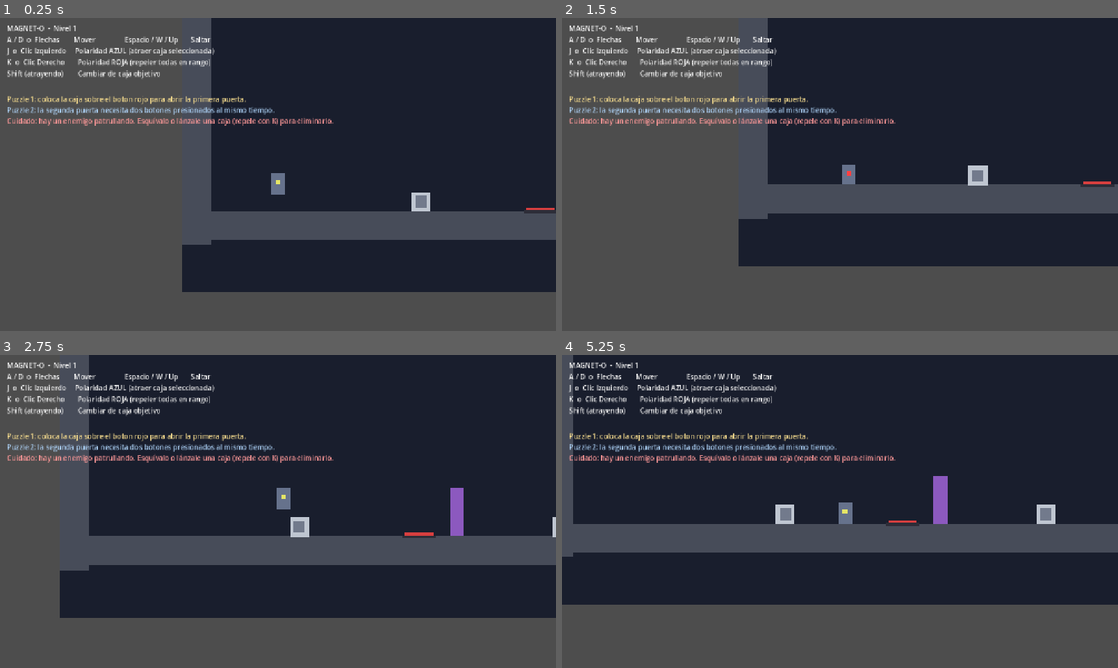
Above: before the commit, frames 1-4 (two rows, left to right).
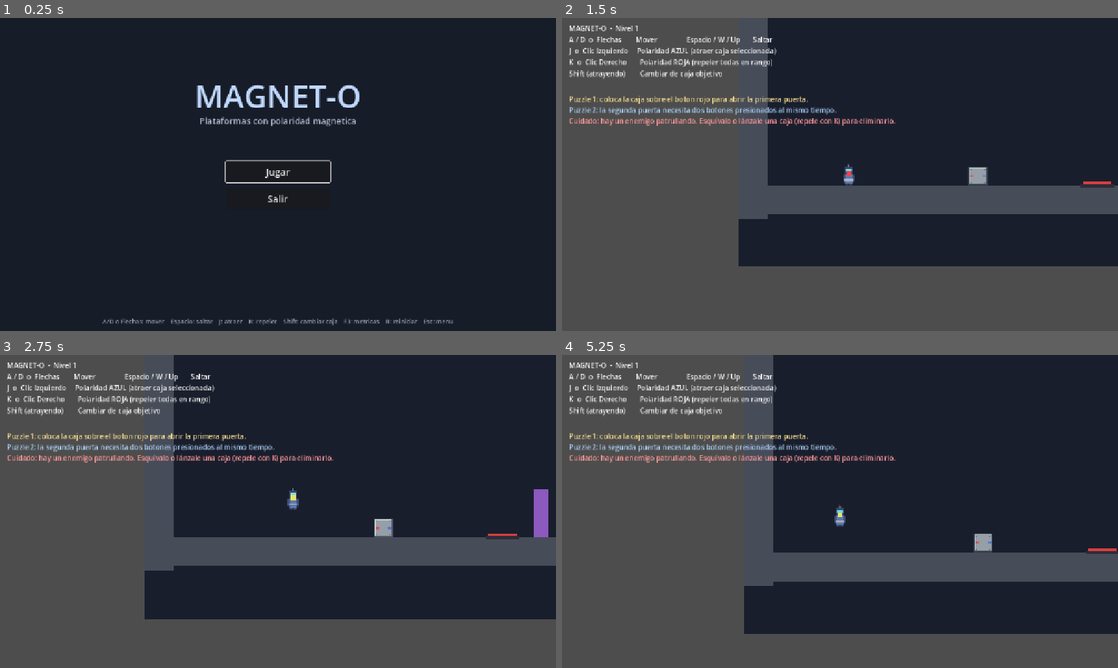
Above: after the commit, the same moments.

Repository: manueleaf/Proyecto_videojuegos_2026_individual
Game: Godot game, scene res://scenes/MainMenu.tscn
Two runs of this game, one before a commit and one after it. Both use one fixed random seed, a clock stepped at 60 frames per second and the inputs below. Before the commit the project starts from res://scenes/Level1.tscn.
Inputs (mouse positions are in pixels of both pictures, inside the frame that each line leads up to):
- Up to frame 1 (0.25 s): no input
- Up to frame 2 (1.5 s): click (840, 171) at 0.5 s, where only the run after the commit has a clickable "Jugar"; tap Enter at 1.25 s; hold D (move_right) from 1.28 s (still down); hold K (repel) from 1.28 s (still down)
- Up to frame 3 (2.75 s): keep holding D (move_right); tap Space (jump) at 1.52, 1.82, 2.27, 2.3, 2.57 s; tap R at 1.55, 2.1 s; release K (repel) at 2.03 s
- Up to frame 4 (5.25 s): release D (move_right) at 2.78 s; hold A (move_left) 2.78-3.53 s; hold K (repel) 2.78-3.53 s; tap Space (jump) at 2.85, 3.77, 4.07, 4.52, 4.55, 4.82 s; hold D (move_right) 3.53-5 s; tap J (attract) at 3.6 s; tap R at 3.8 s; tap Shift (cycle_target) at 4.35 s; tap Escape at 4.9 s; click (840, 508) at 5 s, where only the run after the commit has a clickable "Jugar"

The runs differ from the first frame. In frame 1, 53% of the frame differs, in the area x 0-100%, y 0-100%; in frame 2, 0.7%; in frame 3, 13%; in frame 4, 43%.

Commit message:
alpha

Diff:
--- a/project.godot
+++ b/project.godot
@@ -11,9 +11,14 @@
 [application]
 
 config/name="Magnet-o"
-run/main_scene="res://scenes/Level1.tscn"
+run/main_scene="res://scenes/MainMenu.tscn"
 config/features=PackedStringArray("4.6", "GL Compatibility")
 config/icon="res://icon.svg"
+
+[autoload]
+
+Audio="*res://scripts/AudioManager.gd"
+PerfOverlay="*res://scripts/PerfOverlay.gd"
 
 [display]
 
--- a/scenes/Enemy.tscn
+++ b/scenes/Enemy.tscn
@@ -1,6 +1,7 @@
-[gd_scene load_steps=4 format=3 uid="uid://enmymagnet001"]
+[gd_scene load_steps=5 format=3 uid="uid://enmymagnet001"]
 
 [ext_resource type="Script" path="res://scripts/Enemy.gd" id="1_enemy"]
+[ext_resource type="Texture2D" path="res://assets/sprites/enemy.png" id="2_tex"]
 
 [sub_resource type="RectangleShape2D" id="EnemyBodyShape"]
 size = Vector2(30, 36)
@@ -16,21 +17,8 @@
 [node name="CollisionShape2D" type="CollisionShape2D" parent="."]
 shape = SubResource("EnemyBodyShape")
 
-[node name="Sprite" type="Polygon2D" parent="."]
-color = Color(0.78, 0.22, 0.22, 1)
-polygon = PackedVector2Array(-15, -18, 15, -18, 15, 18, -15, 18)
-
-[node name="EyeLeft" type="Polygon2D" parent="."]
-color = Color(0.98, 0.95, 0.85, 1)
-polygon = PackedVector2Array(-9, -8, -3, -8, -3, -2, -9, -2)
-
-[node name="EyeRight" type="Polygon2D" parent="."]
-color = Color(0.98, 0.95, 0.85, 1)
-polygon = PackedVector2Array(3, -8, 9, -8, 9, -2, 3, -2)
-
-[node name="Mouth" type="Polygon2D" parent="."]
-color = Color(0.2, 0.05, 0.05, 1)
-polygon = PackedVector2Array(-7, 6, 7, 6, 5, 11, -5, 11)
+[node name="Sprite" type="Sprite2D" parent="."]
+texture = ExtResource("2_tex")
 
 [node name="HitArea" type="Area2D" parent="."]
 collision_layer = 0
--- a/scenes/Level1.tscn
+++ b/scenes/Level1.tscn
@@ -1,5 +1,6 @@
-[gd_scene load_steps=10 format=3 uid="uid://lv1magneto001"]
+[gd_scene load_steps=11 format=3 uid="uid://lv1magneto001"]
 
+[ext_resource type="Script" path="res://scripts/Level.gd" id="0_level"]
 [ext_resource type="PackedScene" path="res://scenes/Player.tscn" id="1_player"]
 [ext_resource type="PackedScene" path="res://scenes/MetalBox.tscn" id="2_box"]
 [ext_resource type="PackedScene" path="res://scenes/Button.tscn" id="3_btn"]
@@ -17,6 +18,7 @@
 size = Vector2(100, 20)
 
 [node name="Level1" type="Node2D"]
+script = ExtResource("0_level")
 
 [node name="Background" type="Polygon2D" parent="."]
 color = Color(0.1, 0.12, 0.18, 1)
@@ -136,7 +138,10 @@
 auto_close = false
 
 [node name="Box2" parent="." instance=ExtResource("2_box")]
-position = Vector2(-150, 310)
+position = Vector2(150, 310)
+
+[node name="Box3" parent="." instance=ExtResource("2_box")]
+position = Vector2(250, 310)
 
 [node name="Button2a" parent="." instance=ExtResource("3_btn")]
 position = Vector2(50, 330)
@@ -153,8 +158,8 @@
 required_presses = 2
 
 [node name="Enemy" parent="." instance=ExtResource("6_enemy")]
-position = Vector2(350, 270)
-patrol_distance = 180.0
+position = Vector2(490, 270)
+patrol_distance = 90.0
 
 [node name="Goal" parent="." instance=ExtResource("5_goal")]
 position = Vector2(1000, 280)
--- /dev/null
+++ b/scenes/MainMenu.tscn
@@ -0,0 +1,70 @@
+[gd_scene load_steps=2 format=3 uid="uid://mnumagneto001"]
+
+[ext_resource type="Script" path="res://scripts/MainMenu.gd" id="1_menu"]
+
+[node name="MainMenu" type="Control"]
+anchor_right = 1.0
+anchor_bottom = 1.0
+script = ExtResource("1_menu")
+
+[node name="Background" type="ColorRect" parent="."]
+anchor_right = 1.0
+anchor_bottom = 1.0
+mouse_filter = 2
+color = Color(0.09, 0.11, 0.16, 1)
+
+[node name="Title" type="Label" parent="."]
+anchor_left = 0.5
+anchor_right = 0.5
+offset_left = -320.0
+offset_top = 130.0
+offset_right = 320.0
+offset_bottom = 220.0
+theme_override_colors/font_color = Color(0.75, 0.85, 1, 1)
+theme_override_font_sizes/font_size = 72
+horizontal_alignment = 1
+vertical_alignment = 1
+text = "MAGNET-O"
+
+[node name="Subtitle" type="Label" parent="."]
+anchor_left = 0.5
+anchor_right = 0.5
+offset_left = -320.0
+offset_top = 222.0
+offset_right = 320.0
+offset_bottom = 252.0
+theme_override_colors/font_color = Color(0.7, 0.72, 0.8, 1)
+theme_override_font_sizes/font_size = 20
+horizontal_alignment = 1
+text = "Plataformas con polaridad magnetica"
+
+[node name="Play" type="Button" parent="."]
+anchor_left = 0.5
+anchor_right = 0.5
+offset_left = -120.0
+offset_top = 330.0
+offset_right = 120.0
+offset_bottom = 378.0
+theme_override_font_sizes/font_size = 22
+text = "Jugar"
+
+[node name="Quit" type="Button" parent="."]
+anchor_left = 0.5
+anchor_right = 0.5
+offset_left = -120.0
+offset_top = 392.0
+offset_right = 120.0
+offset_bottom = 440.0
+theme_override_font_sizes/font_size = 22
+text = "Salir"
+
+[node name="Hint" type="Label" parent="."]
+anchor_top = 1.0
+anchor_right = 1.0
+anchor_bottom = 1.0
+offset_top = -44.0
+theme_override_colors/font_color = Color(0.6, 0.62, 0.7, 1)
+theme_override_font_sizes/font_size = 14
+horizontal_alignment = 1
+vertical_alignment = 1
+text = "A/D o Flechas: mover    Espacio: saltar    J: atraer    K: repeler    Shift: cambiar caja    F3: metricas    R: reiniciar    Esc: menu"
--- a/scenes/MetalBox.tscn
+++ b/scenes/MetalBox.tscn
@@ -1,6 +1,7 @@
-[gd_scene load_steps=3 format=3 uid="uid://c9magboybox01"]
+[gd_scene load_steps=4 format=3 uid="uid://c9magboybox01"]
 
 [ext_resource type="Script" path="res://scripts/MetalBox.gd" id="1_box"]
+[ext_resource type="Texture2D" path="res://assets/sprites/box.png" id="2_tex"]
 
 [sub_resource type="RectangleShape2D" id="BoxShape"]
 size = Vector2(40, 40)
@@ -16,10 +17,5 @@
 [node name="CollisionShape2D" type="CollisionShape2D" parent="."]
 shape = SubResource("BoxShape")
 
-[node name="Sprite" type="Polygon2D" parent="."]
-color = Color(0.75, 0.78, 0.82, 1)
-polygon = PackedVector2Array(-20, -20, 20, -20, 20, 20, -20, 20)
-
-[node name="InnerMark" type="Polygon2D" parent="."]
-color = Color(0.45, 0.48, 0.55, 1)
-polygon = PackedVector2Array(-12, -12, 12, -12, 12, 12, -12, 12)
+[node name="Sprite" type="Sprite2D" parent="."]
+texture = ExtResource("2_tex")
--- a/scenes/Player.tscn
+++ b/scenes/Player.tscn
@@ -1,6 +1,7 @@
-[gd_scene format=3 uid="uid://bwcnaqdf0jv41"]
+[gd_scene load_steps=5 format=3 uid="uid://bwcnaqdf0jv41"]
 
 [ext_resource type="Script" uid="uid://baf1vh5u7gls7" path="res://scripts/Player.gd" id="1_player"]
+[ext_resource type="Texture2D" path="res://assets/sprites/player.png" id="2_tex"]
 
 [sub_resource type="RectangleShape2D" id="PlayerBodyShape"]
 size = Vector2(28, 44)
@@ -16,9 +17,8 @@
 [node name="CollisionShape2D" type="CollisionShape2D" parent="." unique_id=1457624391]
 shape = SubResource("PlayerBodyShape")
 
-[node name="Sprite" type="Polygon2D" parent="." unique_id=1960109778]
-color = Color(0.4, 0.45, 0.55, 1)
-polygon = PackedVector2Array(-14, -22, 14, -22, 14, 22, -14, 22)
+[node name="Sprite" type="Sprite2D" parent="." unique_id=1960109778]
+texture = ExtResource("2_tex")
 
 [node name="Core" type="Polygon2D" parent="." unique_id=1964363136]
 color = Color(0.9, 0.9, 0.4, 1)
--- /dev/null
+++ b/scripts/AudioManager.gd
@@ -0,0 +1,91 @@
+extends Node
+
+## Autoload "Audio": gestiona efectos de sonido y música de fondo.
+## Carga los WAV generados, mantiene un pool de reproductores para SFX,
+## un canal dedicado para la música y otro para el zumbido del imán.
+
+const PATHS := {
+	"jump": "res://assets/audio/jump.wav",
+	"magnet": "res://assets/audio/magnet.wav",
+	"music": "res://assets/audio/music.wav",
+}
+
+var _sfx_pool: Array[AudioStreamPlayer] = []
+var _music: AudioStreamPlayer
+var _magnet: AudioStreamPlayer
+var _streams := {}
+
+
+func _ready() -> void:
+	# Sigue sonando aunque el árbol esté en pausa.
+	process_mode = Node.PROCESS_MODE_ALWAYS
+
+	for i in range(6):
+		var p := AudioStreamPlayer.new()
+		add_child(p)
+		_sfx_pool.append(p)
+
+	_music = AudioStreamPlayer.new()
+	_music.volume_db = -10.0
+	add_child(_music)
+
+	_magnet = AudioStreamPlayer.new()
+	_magnet.volume_db = -12.0
+	add_child(_magnet)
+
+	for key in PATHS:
+		_streams[key] = load(PATHS[key])
+	_make_loop(_streams.get("magnet"))
+	_make_loop(_streams.get("music"))
+
+
+func _make_loop(stream) -> void:
+	if stream is AudioStreamWAV:
+		var w: AudioStreamWAV = stream
+		w.loop_mode = AudioStreamWAV.LOOP_FORWARD
+		w.loop_begin = 0
+		var frame_bytes: int = 2 if w.format == AudioStreamWAV.FORMAT_16_BITS else 1
+		if w.stereo:
+			frame_bytes *= 2
+		w.loop_end = int(w.data.size() / frame_bytes)
+
+
+func play_sfx(sfx_name: String, volume_db: float = 0.0) -> void:
+	var stream = _streams.get(sfx_name)
+	if stream == null:
+		return
+	for p in _sfx_pool:
+		if not p.playing:
+			p.stream = stream
+			p.volume_db = volume_db
+			p.play()
+			return
+	# Todos ocupados: reusa el primero.
+	_sfx_pool[0].stream = stream
+	_sfx_pool[0].volume_db = volume_db
+	_sfx_pool[0].play()
+
+
+func play_music() -> void:
+	var stream = _streams.get("music")
+	if stream == null:
+		return
+	if _music.stream == stream and _music.playing:
+		return
+	_music.stream = stream
+	_music.play()
+
+
+func stop_music() -> void:
+	_music.stop()
+
+
+func set_magnet_active(active: bool) -> void:
+	var stream = _streams.get("magnet")
+	if stream == null:
+		return
+	if active and not _magnet.playing:
+		_magnet.stream = stream
+		_magnet.play()
+	elif not active and _magnet.playing:
+		_magnet.stop()
--- a/scripts/Enemy.gd
+++ b/scripts/Enemy.gd
@@ -12,9 +12,7 @@
 @export var debug_enemy: bool = false
 
 @onready var hit_area: Area2D = $HitArea
-@onready var sprite: Polygon2D = $Sprite
-@onready var eye_left: Polygon2D = $EyeLeft
-@onready var eye_right: Polygon2D = $EyeRight
+@onready var sprite: Sprite2D = $Sprite
 
 var gravity: float = ProjectSettings.get_setting("physics/2d/default_gravity")
 var _spawn_x: float
--- /dev/null
+++ b/scripts/Level.gd
@@ -0,0 +1,18 @@
+extends Node2D
+
+## Flujo del nivel: arranca la música y permite reiniciar (R) o
+## volver al menú principal (Esc).
+
+const MENU_PATH := "res://scenes/MainMenu.tscn"
+
+
+func _ready() -> void:
+	Audio.play_music()
+
+
+func _unhandled_input(event: InputEvent) -> void:
+	if event is InputEventKey and event.pressed and not event.echo:
+		if event.keycode == KEY_R:
+			get_tree().reload_current_scene()
+		elif event.keycode == KEY_ESCAPE:
+			get_tree().change_scene_to_file(MENU_PATH)
--- /dev/null
+++ b/scripts/MainMenu.gd
@@ -0,0 +1,20 @@
+extends Control
+
+## Menú principal: botones Jugar / Salir y arranque de la música.
+
+const LEVEL_PATH := "res://scenes/Level1.tscn"
+
+
+func _ready() -> void:
+	$Play.pressed.connect(_on_play)
+	$Quit.pressed.connect(_on_quit)
+	$Play.grab_focus()
+	Audio.play_music()
+
+
+func _on_play() -> void:
+	get_tree().change_scene_to_file(LEVEL_PATH)
+
+
+func _on_quit() -> void:
+	get_tree().quit()
--- a/scripts/MetalBox.gd
+++ b/scripts/MetalBox.gd
@@ -2,20 +2,18 @@
 
 ## Caja metalica: objeto manipulable por el iman del jugador.
 
-const SELECTED_COLOR: Color = Color(0.3, 0.75, 1.0, 1.0)  # Azul claro
+const SELECTED_TINT: Color = Color(0.55, 0.85, 1.1, 1.0)  # Resalte azulado al seleccionar
 
-@onready var inner_mark: Polygon2D = $InnerMark
-var _normal_color: Color
+@onready var sprite: Sprite2D = $Sprite
 var _selected: bool = false
 
 
 func _ready() -> void:
 	add_to_group("metal_box")
-	_normal_color = inner_mark.color
 
 
 func set_selected(selected: bool) -> void:
 	if _selected == selected:
 		return
 	_selected = selected
-	inner_mark.color = SELECTED_COLOR if selected else _normal_color
+	sprite.modulate = SELECTED_TINT if selected else Color.WHITE
--- /dev/null
+++ b/scripts/PerfOverlay.gd
@@ -0,0 +1,59 @@
+extends CanvasLayer
+
+## Autoload "PerfOverlay": medidor de rendimiento en pantalla. Toggle con F3.
+## Muestra FPS, ms por frame, tiempos de CPU/física, memoria (RAM/VRAM),
+## draw calls y objetos renderizados. Sirve para capturar los datos
+## técnicos que pide el profesor (slides).
+
+var _panel: ColorRect
+var _label: Label
+var _shown: bool = false
+
+
+func _ready() -> void:
+	process_mode = Node.PROCESS_MODE_ALWAYS
+	layer = 128  # Por encima de todo
+
+	_panel = ColorRect.new()
+	_panel.color = Color(0, 0, 0, 0.55)
+	_panel.position = Vector2(8, 8)
+	_panel.size = Vector2(308, 176)
+	_panel.visible = false
+	add_child(_panel)
+
+	_label = Label.new()
+	_label.position = Vector2(16, 14)
+	_label.add_theme_color_override("font_color", Color(0.6, 1.0, 0.72))
+	_label.add_theme_font_size_override("font_size", 14)
+	_label.visible = false
+	add_child(_label)
+
+
+func _input(event: InputEvent) -> void:
+	if event is InputEventKey and event.pressed and not event.echo and event.keycode == KEY_F3:
+		_shown = not _shown
+		_panel.visible = _shown
+		_label.visible = _shown
+
+
+func _process(_delta: float) -> void:
+	if not _shown:
+		return
+	var fps: int = Engine.get_frames_per_second()
+	var frame_ms: float = 1000.0 / float(max(fps, 1))
+	var proc_ms: float = Performance.get_monitor(Performance.TIME_PROCESS) * 1000.0
+	var phys_ms: float = Performance.get_monitor(Performance.TIME_PHYSICS_PROCESS) * 1000.0
+	var ram_mb: float = Performance.get_monitor(Performance.MEMORY_STATIC) / 1048576.0
+	var vram_mb: float = Performance.get_monitor(Performance.RENDER_VIDEO_MEM_USED) / 1048576.0
+	var draw_calls: int = int(Performance.get_monitor(Performance.RENDER_TOTAL_DRAW_CALLS_IN_FRAME))
+	var objects: int = int(Performance.get_monitor(Performance.RENDER_TOTAL_OBJECTS_IN_FRAME))
+
+	_label.text = "MAGNET-O - Rendimiento (F3)\n" \
+		+ "FPS: %d\n" % fps \
+		+ "Frame: %.2f ms\n" % frame_ms \
+		+ "CPU (proceso): %.2f ms\n" % proc_ms \
+		+ "Fisica: %.2f ms\n" % phys_ms \
+		+ "RAM estatica: %.1f MB\n" % ram_mb \
+		+ "VRAM: %.1f MB\n" % vram_mb \
+		+ "Draw calls: %d\n" % draw_calls \
+		+ "Objetos en frame: %d" % objects
--- a/scripts/Player.gd
+++ b/scripts/Player.gd
@@ -21,7 +21,7 @@
 var gravity: float = ProjectSettings.get_setting("physics/2d/default_gravity")
 
 @onready var magnet_area: Area2D = $MagnetArea
-@onready var sprite: Polygon2D = $Sprite
+@onready var sprite: Sprite2D = $Sprite
 @onready var core: Polygon2D = $Core
 
 var _spawn_position: Vector2
@@ -38,6 +38,7 @@
 	velocity = Vector2.ZERO
 	current_polarity = Polarity.NONE
 	_set_selected_box(null)
+	Audio.set_magnet_active(false)
 
 
 func _physics_process(delta: float) -> void:
@@ -59,6 +60,7 @@
 func _handle_jump() -> void:
 	if Input.is_action_just_pressed("jump") and is_on_floor():
 		velocity.y = jump_velocity
+		Audio.play_sfx("jump")
 
 
 func _handle_horizontal_movement(delta: float) -> void:
@@ -78,6 +80,7 @@
 		current_polarity = Polarity.REPEL
 	else:
 		current_polarity = Polarity.NONE
+	Audio.set_magnet_active(current_polarity != Polarity.NONE)
 
 
 func _update_target_selection() -> void:
Binary file added: assets/sprites/box.png
Binary file added: assets/sprites/enemy.png
Binary file added: assets/sprites/player.png
Not shown, added: assets/audio/jump.wav
Not shown, added: assets/audio/magnet.wav
Not shown, added: assets/audio/music.wav
Not shown, added: docs/SLIDES_METRICAS.md
